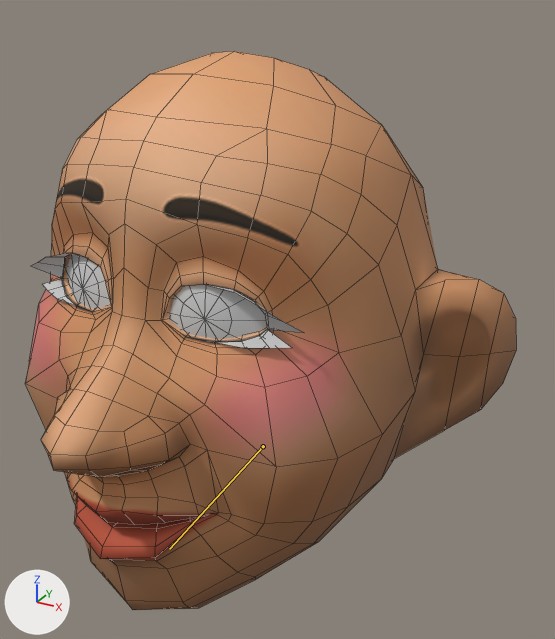
The FBX model Assets/ToonPeople/animations/F_talk1.FBX as it was, and as the next commit left it.
Both versions are drawn from a 50 mm camera at (0.196, -0.336, 1.636) aimed at (0.022, -0.018, 1.477). Lighting does not change. The marker at lower left points along +X, +Y and +Z. Both versions are drawn at frame 7 of the action 'Take 001'; the numbers are the values there. The bones that change are drawn over the model as lines. Mesh edges are drawn as thin lines.

The first picture shows 'HEAD'.
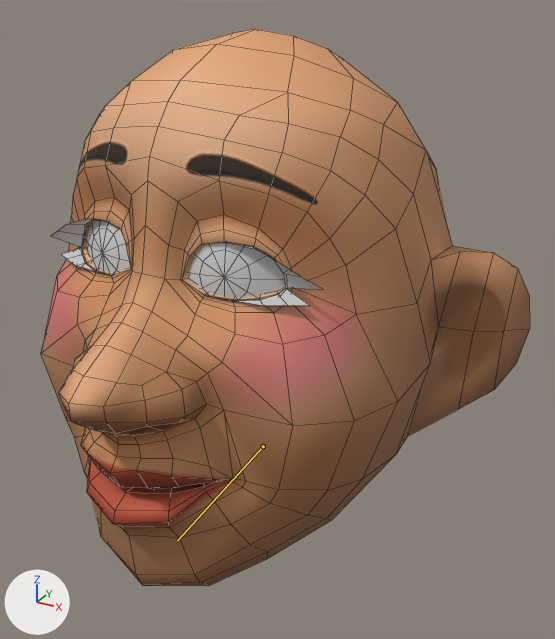
What the commit changed:
Bone 'TP Head' (bone_tp_head) moves from (-0.7, 0.4, -0.5) to (0.0, 0.0, 0.0).
Bone 'TP Head' (bone_tp_head) turns from (0, -1, 4) to (0, 0, 0) degrees about its own x, y and z.

Boxes [x1, y1, x2, y2] around the edits, measured in the pictures (555 x 639 px):
'HEAD', posed: before [25, 51, 516, 610]; after [41, 29, 530, 586]
bone 'TP Head', root to tip: before (263, 446) to (169, 549); after (263, 446) to (177, 540)
